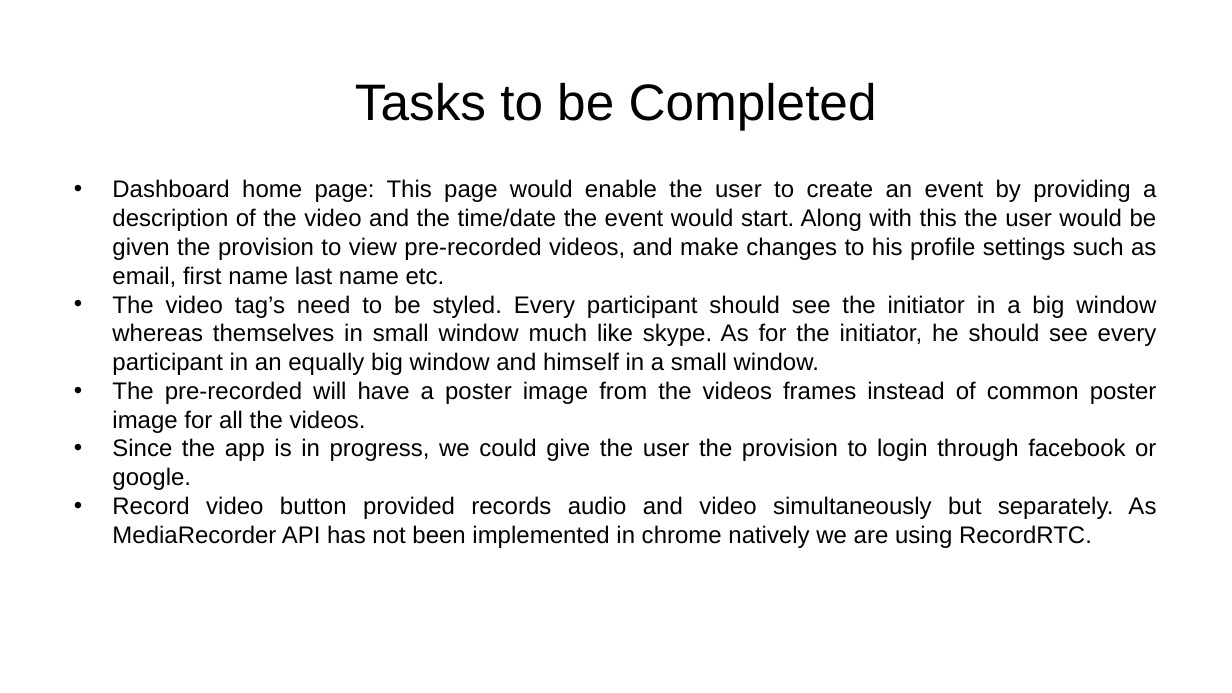
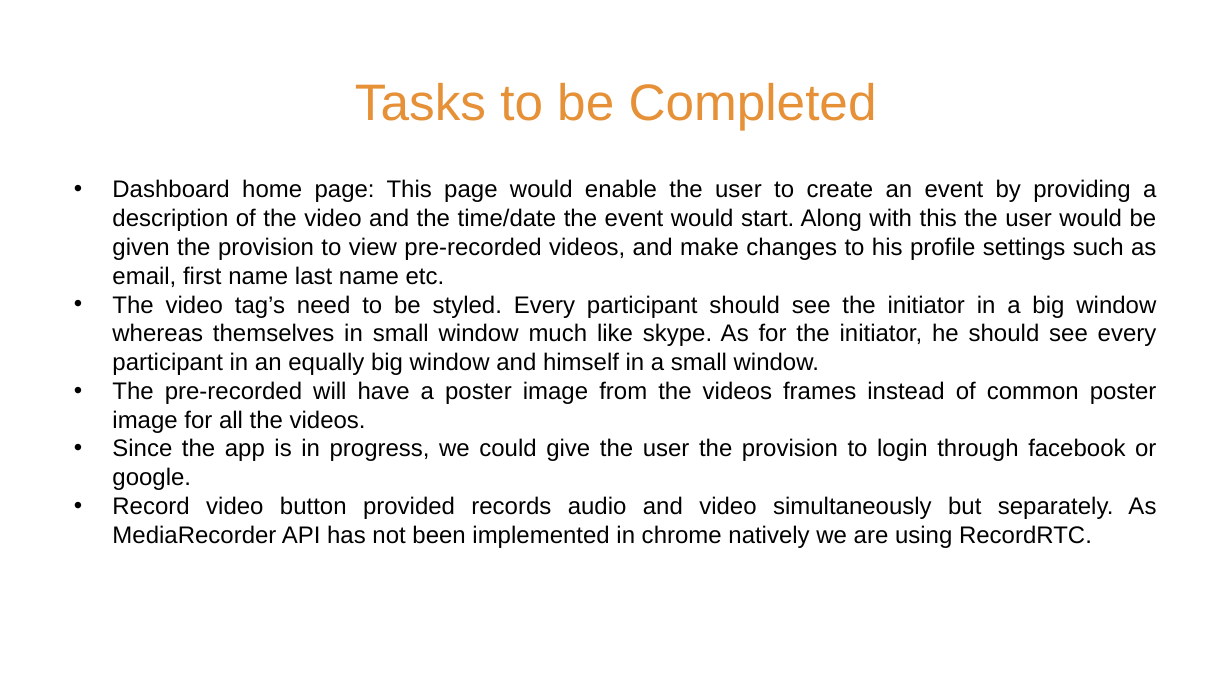
Before and after one commit to shivaseshan/webRTC, a slide deck: slide 8 of CloudProjectPresentation.pptx. Drawn at 1232x693 pixels with LibreOffice and Linux fonts; fonts in the diff are those of the drawing. Boxes give left, top, right and bottom in pixels: in the first picture for what was removed or moved away, otherwise in the second. Text is boxed around its words. In the diff, an @@ line names an element or a change of style, - is before the commit and + after.

```diff
--- a/CloudProjectPresentation.pptx
+++ b/CloudProjectPresentation.pptx
@@ title "Tasks to be Completed" at <box>355,83,877,130</box>: text colour #000000 to #E69138 @@
```
Also in this commit, not shown: 2 other slides changed, 1 other file.
